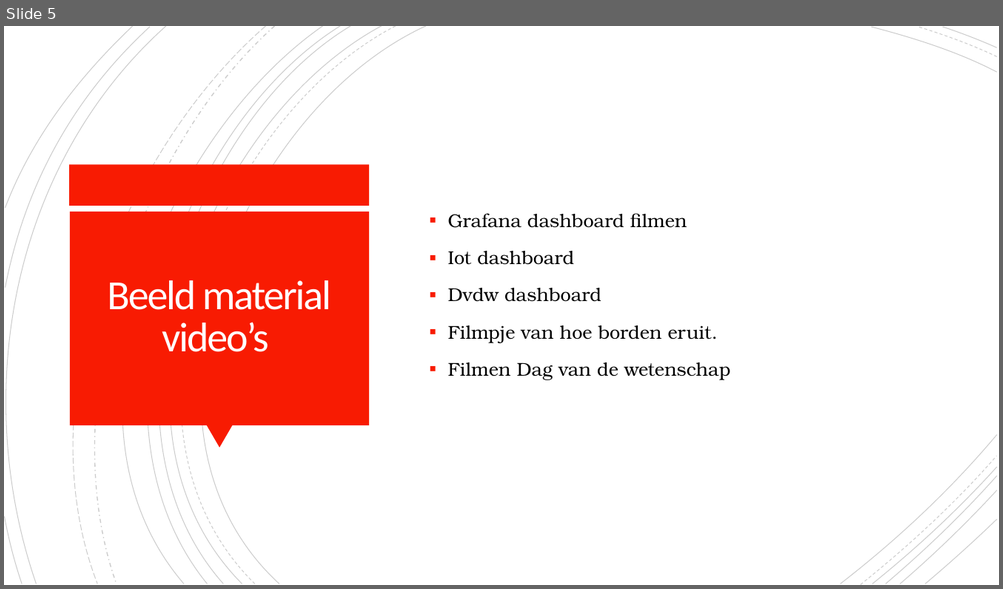
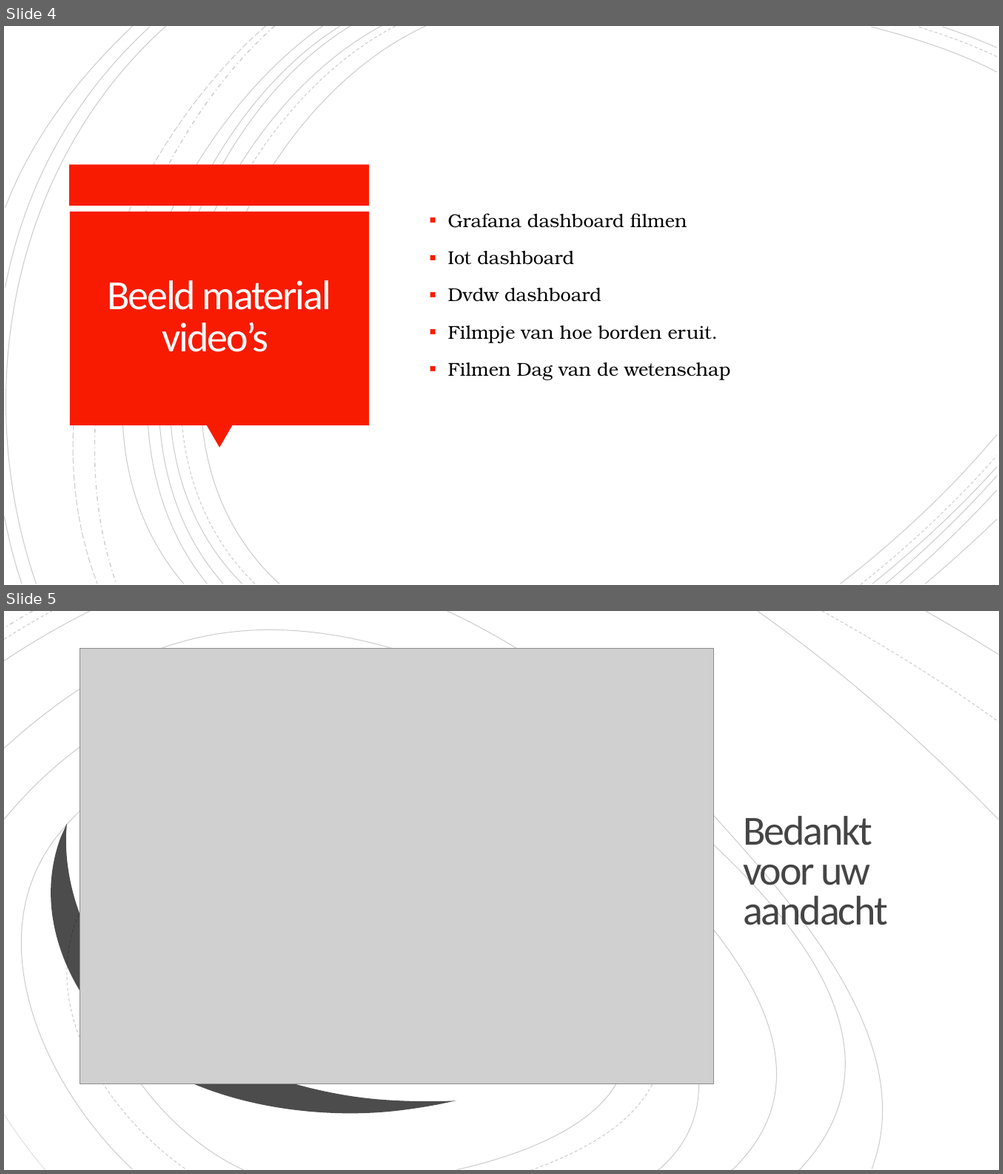
Before and after one commit to vives-project-xp/Iot-Lab, a slide deck: Documentatie_video/IoT_Lab_DVDW_Video.pptx. Shown one above the other, each under a label of ours: slide 5 before the commit, slides 4 and 5 after it. The pictures are 1003x589 and 1003x1174 pixels, drawn with LibreOffice and Linux fonts; fonts in the diff are those of the drawing; grey boxes stand for pictures. Boxes give left, top, right and bottom in pixels: in the first picture for what was removed or moved away, otherwise in the second. Text is boxed around its words. In the diff, an @@ line names an element or a change of style, - is before the commit and + after.

```diff
--- a/Documentatie_video/IoT_Lab_DVDW_Video.pptx
+++ b/Documentatie_video/IoT_Lab_DVDW_Video.pptx
@@ slide 5 added at (4,611,999,1170), background #FFFFFF @@
@@ rectangle added at (4,611,999,1170), fill #FFFFFF @@
@@ freeform shape added at (4,611,909,1170), outline #000000 0.75 pt @@
@@ freeform shape added at (4,611,91,661), outline #000000 0.75 pt @@
@@ freeform shape added at (4,611,53,639), outline #000000 0.75 pt dashed @@
@@ freeform shape added at (4,611,33,628), outline #000000 1 pt dashed @@
@@ freeform shape added at (447,611,919,1170), outline #000000 0.75 pt @@
@@ freeform shape added at (757,611,999,819), outline #000000 0.75 pt @@
@@ freeform shape added at (822,611,999,722), outline #000000 0.75 pt dashed @@
@@ group added at (4,611,999,1170): 19 freeform shapes @@
@@ group added at (4,611,999,1170): 19 freeform shapes @@
@@ freeform shape added at (925,611,999,654), outline #000000 0.75 pt @@
@@ freeform shape added at (4,655,847,1170), outline #000000 0.75 pt @@
@@ picture added at (80,648,714,1084) @@
@@ freeform shape added at (4,716,768,1170), outline #000000 0.75 pt @@
@@ freeform shape added at (24,757,680,1170), outline #000000 0.75 pt dashed @@
@@ freeform shape added at (35,761,455,1170), fill #000000 at 70% opacity @@
@@ freeform shape added at (59,775,660,1170), outline #000000 0.75 pt @@
@@ title added at (743,816,888,934), 40 pt, text #454545 @@
+Bedankt voor uw aandacht
@@ freeform shape added at (4,1116,45,1170), outline #000000 0.38 pt @@
@@ what was slide 5 is now slide 4 @@
```
Also in this commit, not shown: 2 slides changed, 1 slide removed.
